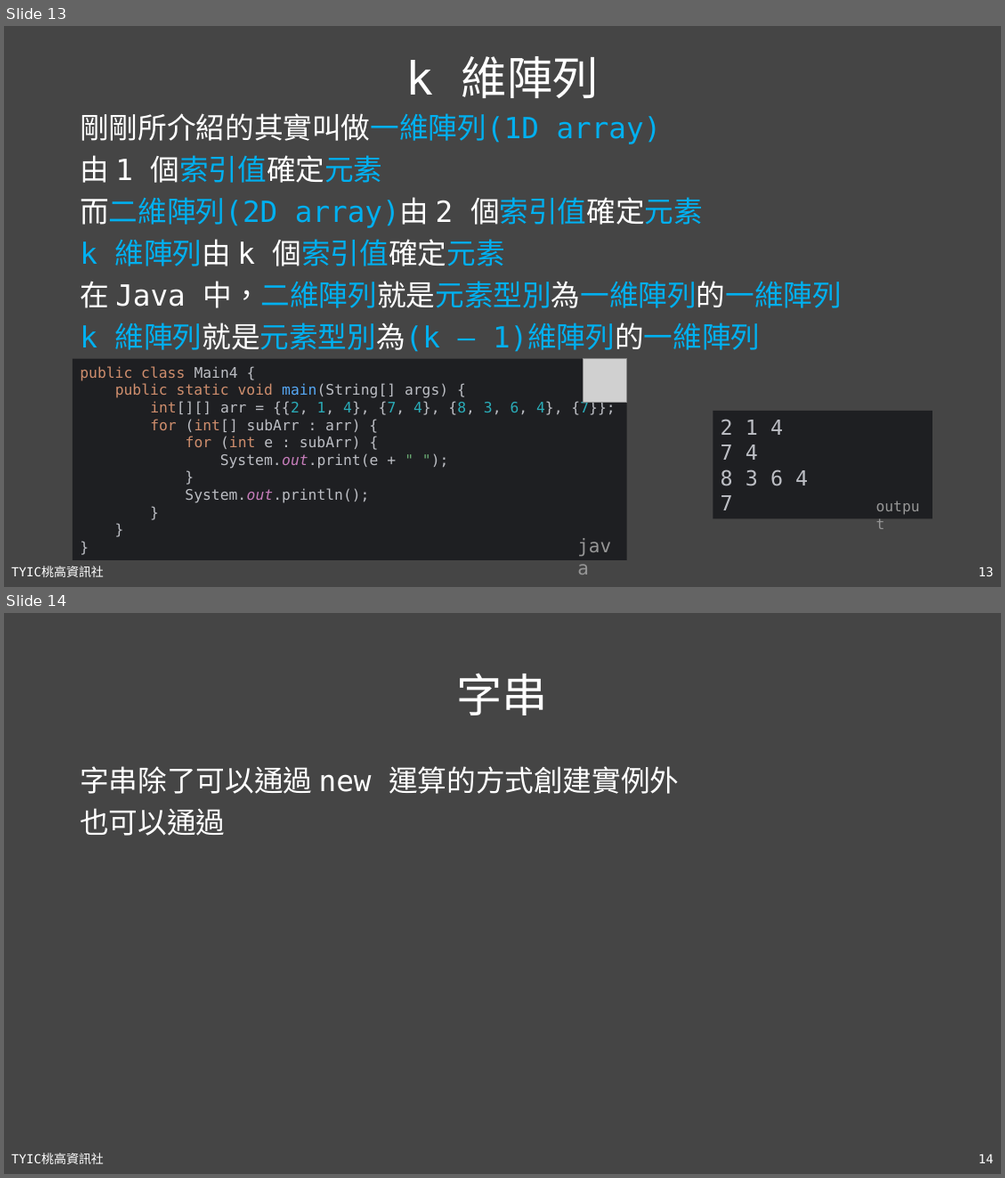
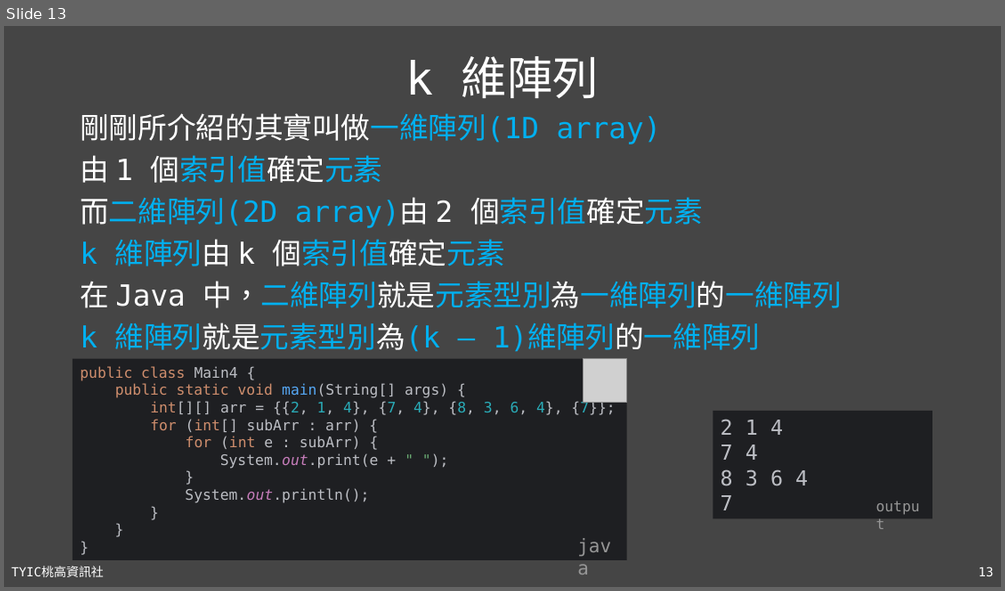
Before and after one commit to TYSHIC/slides, a slide deck: powerpoint/10_包裝類別與工具類別(1).pptx. Shown one above the other, each under a label of ours: slides 13 and 14 before the commit, slide 13 after it. The pictures are 1005x1178 and 1005x591 pixels, drawn with LibreOffice and Linux fonts; fonts in the diff are those of the drawing; grey boxes stand for pictures. Boxes give left, top, right and bottom in pixels: in the first picture for what was removed or moved away, otherwise in the second. Text is boxed around its words. In the diff, an @@ line names an element or a change of style, - is before the commit and + after.

```diff
--- a/powerpoint/10_包裝類別與工具類別(1).pptx
+++ b/powerpoint/10_包裝類別與工具類別(1).pptx
@@ slide 14 removed at box(4, 613, 1001, 1174), background #454545; not listed: 2 template elements that a slide beside it also shows @@
@@ title removed at box(457, 673, 549, 715) @@
-字串
@@ text removed at box(80, 766, 679, 835) @@
-字串除了可以通過 new 運算的方式創建實例外
-也可以通過
```
Also in this commit, not shown: 2 slides changed, 4 slides added, 7 other files.
